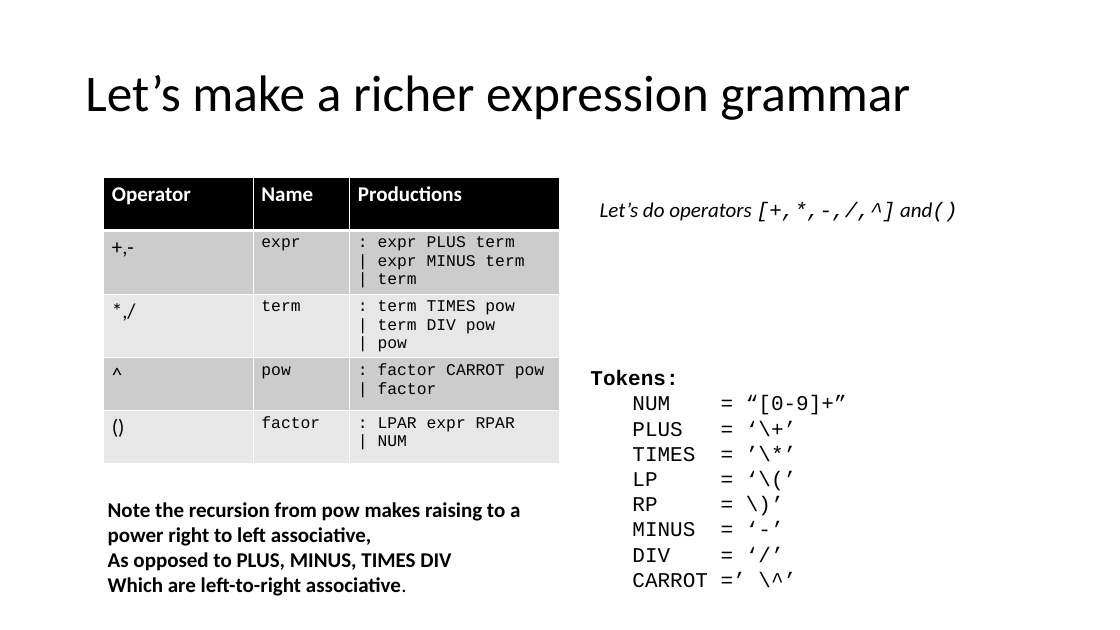
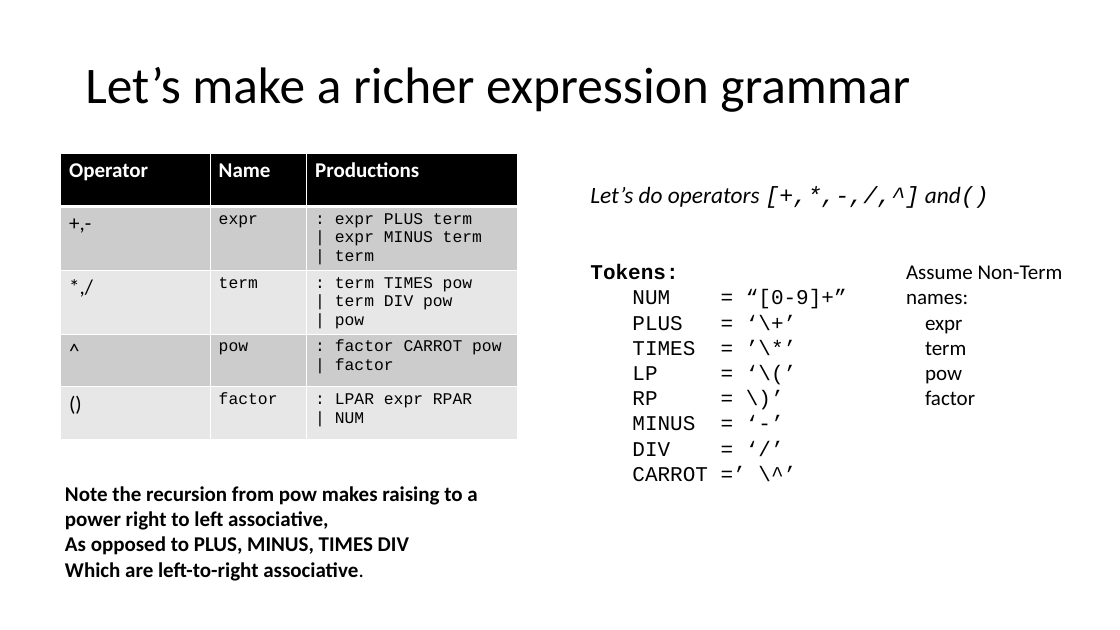
Before and after one commit to siero/CSE110A-W26, a slide deck: slide 73 of PDFS/C110-08-PREC-ASSOC.pptx. Drawn at 1120x630 pixels with LibreOffice and Linux fonts; fonts in the diff are those of the drawing. Boxes give left, top, right and bottom in pixels: in the first picture for what was removed or moved away, otherwise in the second. Text is boxed around its words. In the diff, an @@ line names an element or a change of style, - is before the commit and + after.

Commit message:
Minor modifications to C110-08-PREC-ASSOC

```diff
--- a/PDFS/C110-08-PREC-ASSOC.pptx
+++ b/PDFS/C110-08-PREC-ASSOC.pptx
@@ title "Let’s make a richer expression ...": place and size @@
-title "Let’s make a richer expression ..." at [85, 75, 910, 120]
+title "Let’s make a richer expression ..." at [85, 67, 910, 112]
@@ table: place and size @@
-table at [103, 177, 560, 470]
+table at [60, 154, 517, 446]
@@ text "Let’s do operators [+,*,-,/,^] and()": place and size @@
-text "Let’s do operators [+,*,-,/,^] and()" at [600, 201, 958, 222]
+text "Let’s do operators [+,*,-,/,^] and()" at [590, 186, 989, 208]
@@ text "Let’s do operators [+,*,-,/,^] and()" at [590, 186, 989, 208]: size 18 to 20 pt @@
@@ text "Tokens:": place and size @@
-text "Tokens:" at [590, 370, 847, 588]
+text "Tokens:" at [590, 264, 847, 482]
@@ text added at [906, 265, 1063, 405], 18 pt, text #000000 @@
+Assume Non-Term names:
+expr
+term
+pow
+factor
@@ text "Note the recursion from pow ...": place and size @@
-text "Note the recursion from pow ..." at [108, 502, 520, 596]
+text "Note the recursion from pow ..." at [65, 486, 477, 581]
```
Also in this commit, not shown: 8 other slides changed, 1 other file.
